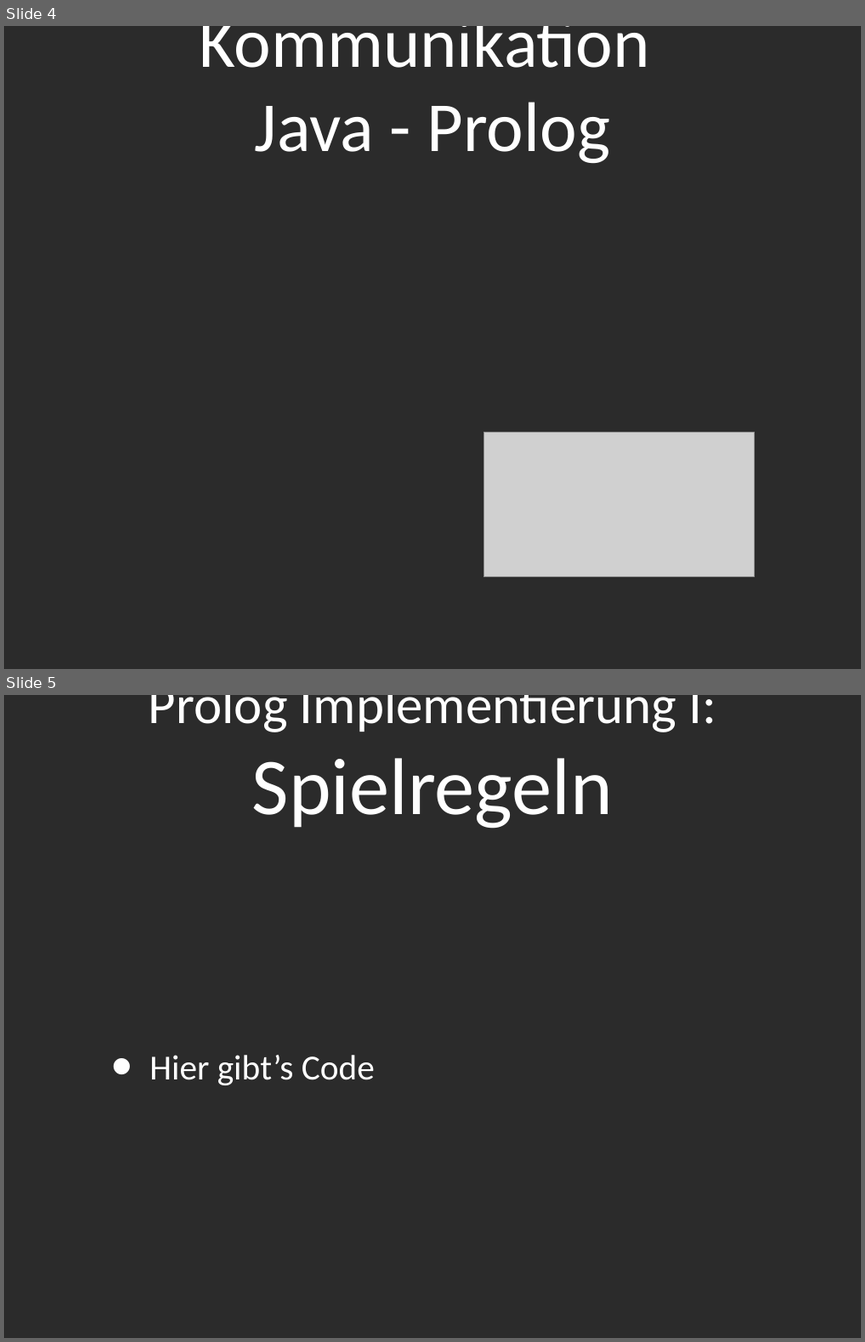
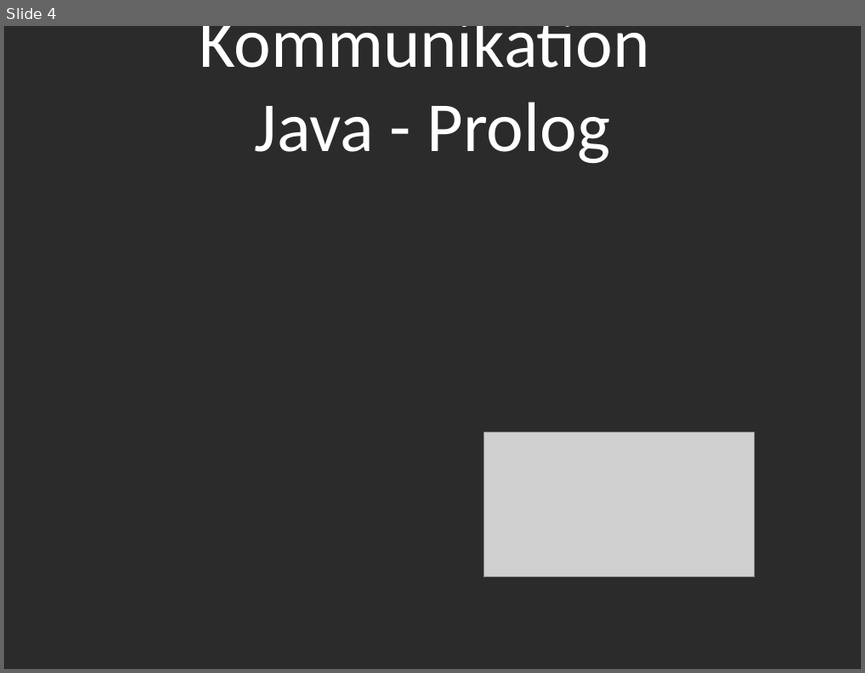
Before and after one commit to novac045/ai-battleship, a slide deck: Präsentation/Presentation_PPT.ppt. Shown one above the other, each under a label of ours: slides 4 and 5 before the commit, slide 4 after it. The pictures are 865x1342 and 865x673 pixels, drawn with LibreOffice and Linux fonts; fonts in the diff are those of the drawing; grey boxes stand for pictures; background and template pictures are left out; a plain dark background stands for a picture behind light text. Boxes give left, top, right and bottom in pixels: in the first picture for what was removed or moved away, otherwise in the second. Text is boxed around its words. In the diff, an @@ line names an element or a change of style, - is before the commit and + after.

Commit message:
Prolog Module kommentiert, Präsentation fortgeführt

```diff
--- a/Präsentation/Presentation_PPT.ppt
+++ b/Präsentation/Presentation_PPT.ppt
@@ slide 5 removed at [4, 695, 861, 1338], background picture (left out) @@
@@ title removed at [148, 695, 716, 828] @@
-Prolog Implementierung I:
-Spielregeln
@@ text removed at [149, 1055, 375, 1085] @@
-• Hier gibt’s Code
```
Also in this commit, not shown: 1 slide changed, 1 slide added, 6 other files.
